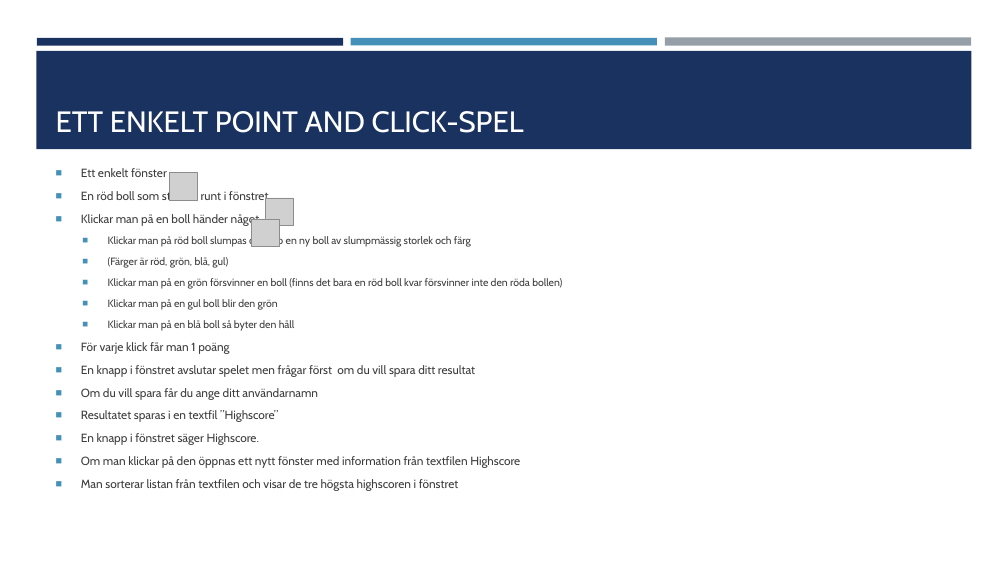
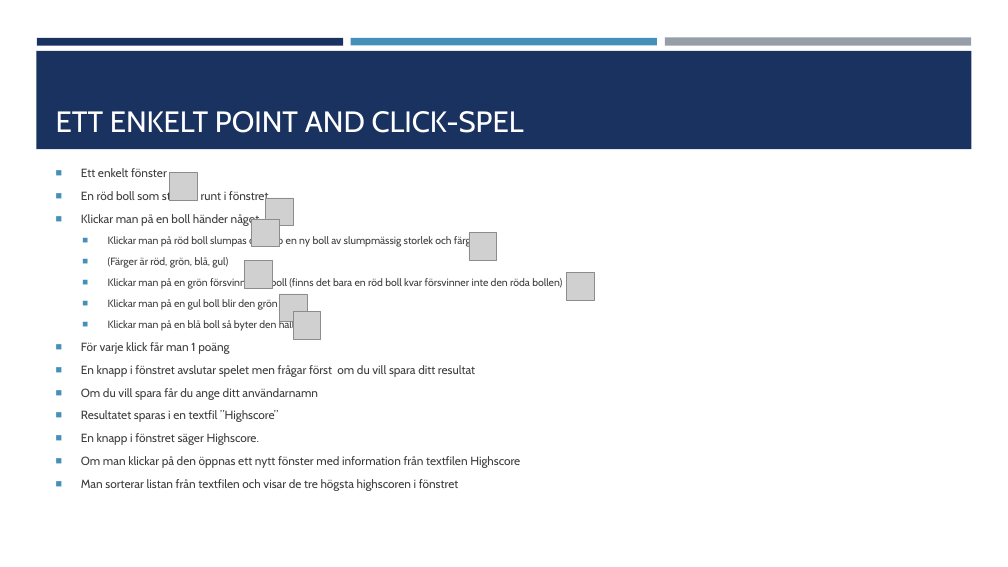
Before and after one commit to AleccInnov/Forts-ttningskurs_Python, a slide deck: slide 2 of Lektion 8/Exempel/Skapa ett spel.pptx. Drawn at 1008x567 pixels with LibreOffice and Linux fonts; fonts in the diff are those of the drawing; grey boxes stand for pictures. Boxes give left, top, right and bottom in pixels: in the first picture for what was removed or moved away, otherwise in the second. Text is boxed around its words. In the diff, an @@ line names an element or a change of style, - is before the commit and + after.

```diff
--- a/Lektion 8/Exempel/Skapa ett spel.pptx
+++ b/Lektion 8/Exempel/Skapa ett spel.pptx
@@ picture added at bbox=[469, 233, 497, 261] @@
@@ picture added at bbox=[245, 261, 273, 289] @@
@@ picture added at bbox=[279, 294, 307, 322] @@
@@ picture added at bbox=[566, 272, 594, 300] @@
@@ picture added at bbox=[293, 312, 321, 340] @@
```
Also in this commit, not shown: 1 other slide changed, 6 slides added, 2 slides removed, 7 other files.
